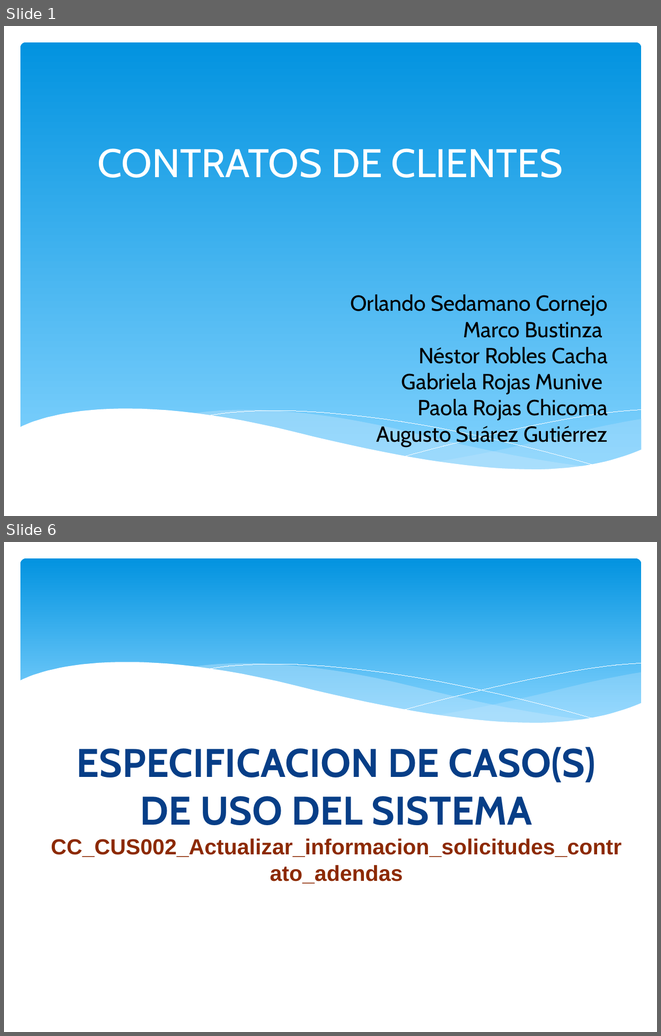
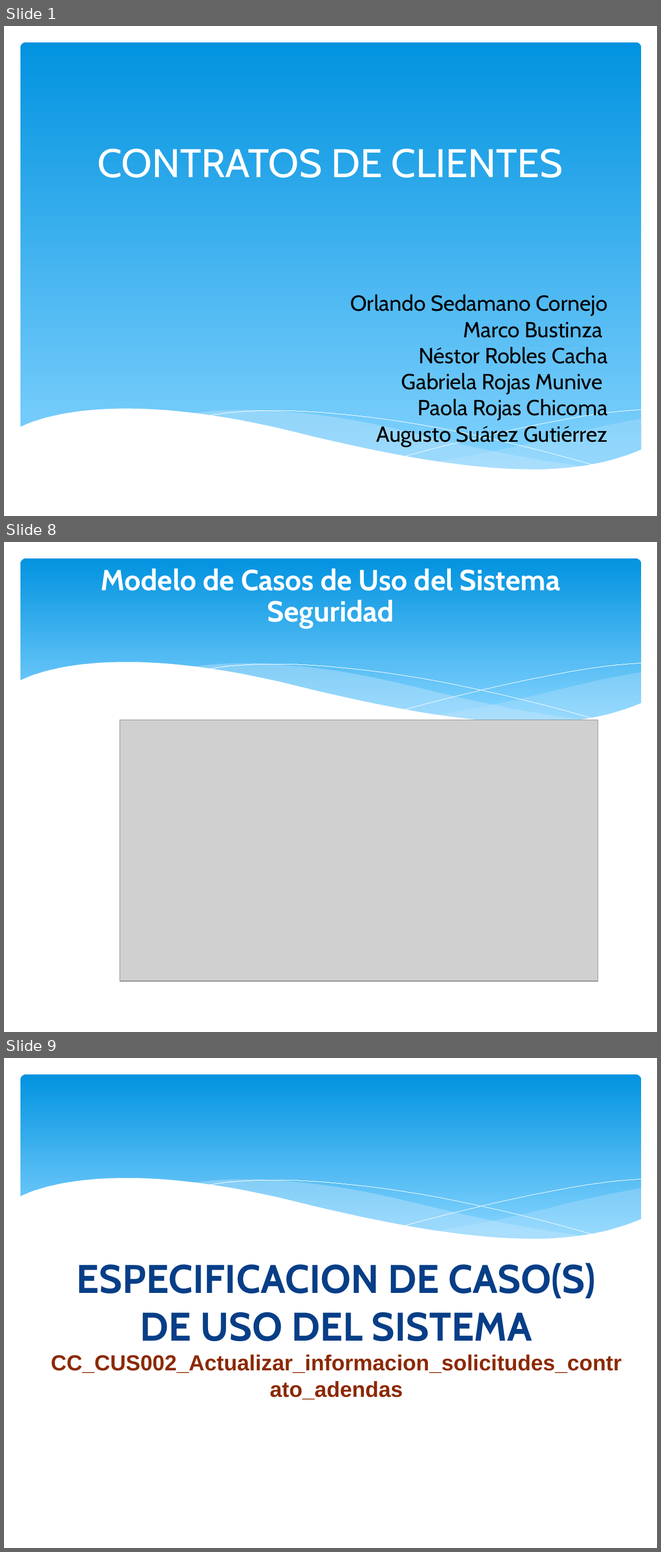
Before and after one commit to orlysemperfi/tp2-contratos-clientes, a slide deck: ITERACION 3/SUB ITERACION 4/PPT SUB-ITERACION 4 v1.0.pptx. Shown one above the other, each under a label of ours: slides 1 and 6 before the commit, slides 1, 8 and 9 after it; the slides between them are not shown. The pictures are 661x1036 and 661x1552 pixels, drawn with LibreOffice and Linux fonts; fonts in the diff are those of the drawing; grey boxes stand for pictures. Boxes give left, top, right and bottom in pixels: in the first picture for what was removed or moved away, otherwise in the second. Text is boxed around its words. In the diff, an @@ line names an element or a change of style, - is before the commit and + after.

Commit message:
actualizado, solo falta subir el modelo conceptual que esta en revision

```diff
--- a/ITERACION 3/SUB ITERACION 4/PPT SUB-ITERACION 4 v1.0.pptx
+++ b/ITERACION 3/SUB ITERACION 4/PPT SUB-ITERACION 4 v1.0.pptx
@@ slide 8 added at bbox=[4, 542, 657, 1032], background #FFFFFF; not listed: 6 template elements that a slide beside it also shows @@
@@ text added at bbox=[101, 568, 560, 628], 32 pt, text #FFFFFF, bold @@
+Modelo de Casos de Uso del Sistema
+Seguridad
@@ picture added at bbox=[120, 720, 598, 981] @@
@@ what was slide 6 is now slide 9 @@
```
Also in this commit, not shown: 3 slides changed, 4 other slides added, 2 slides removed.
